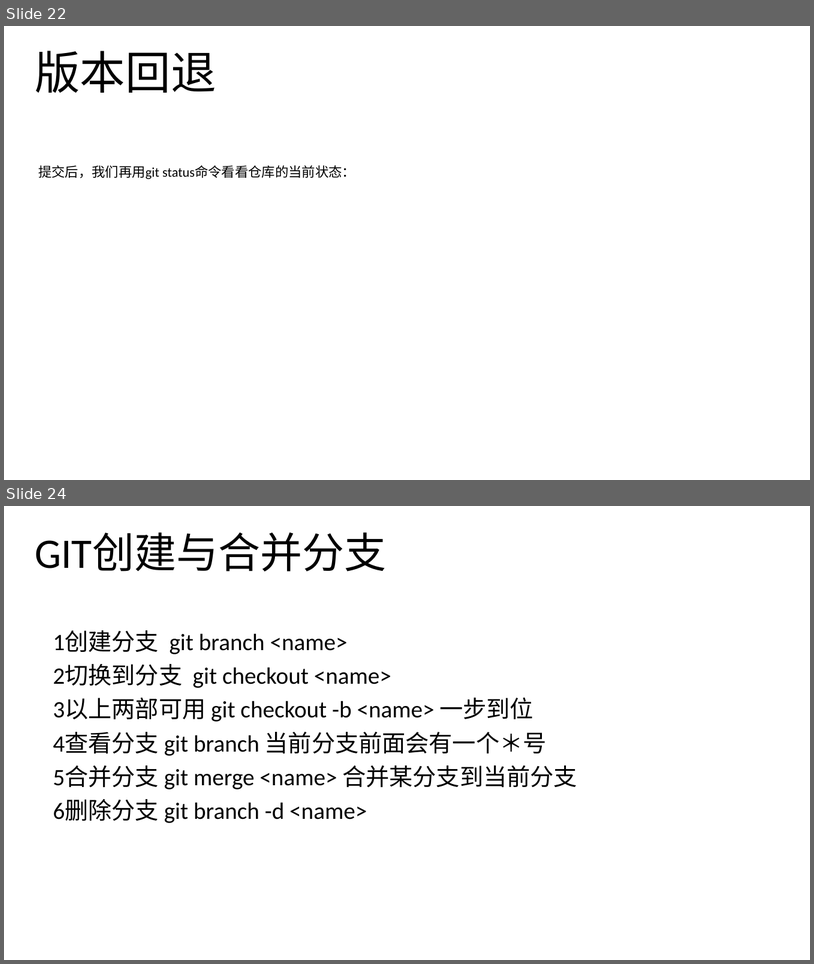
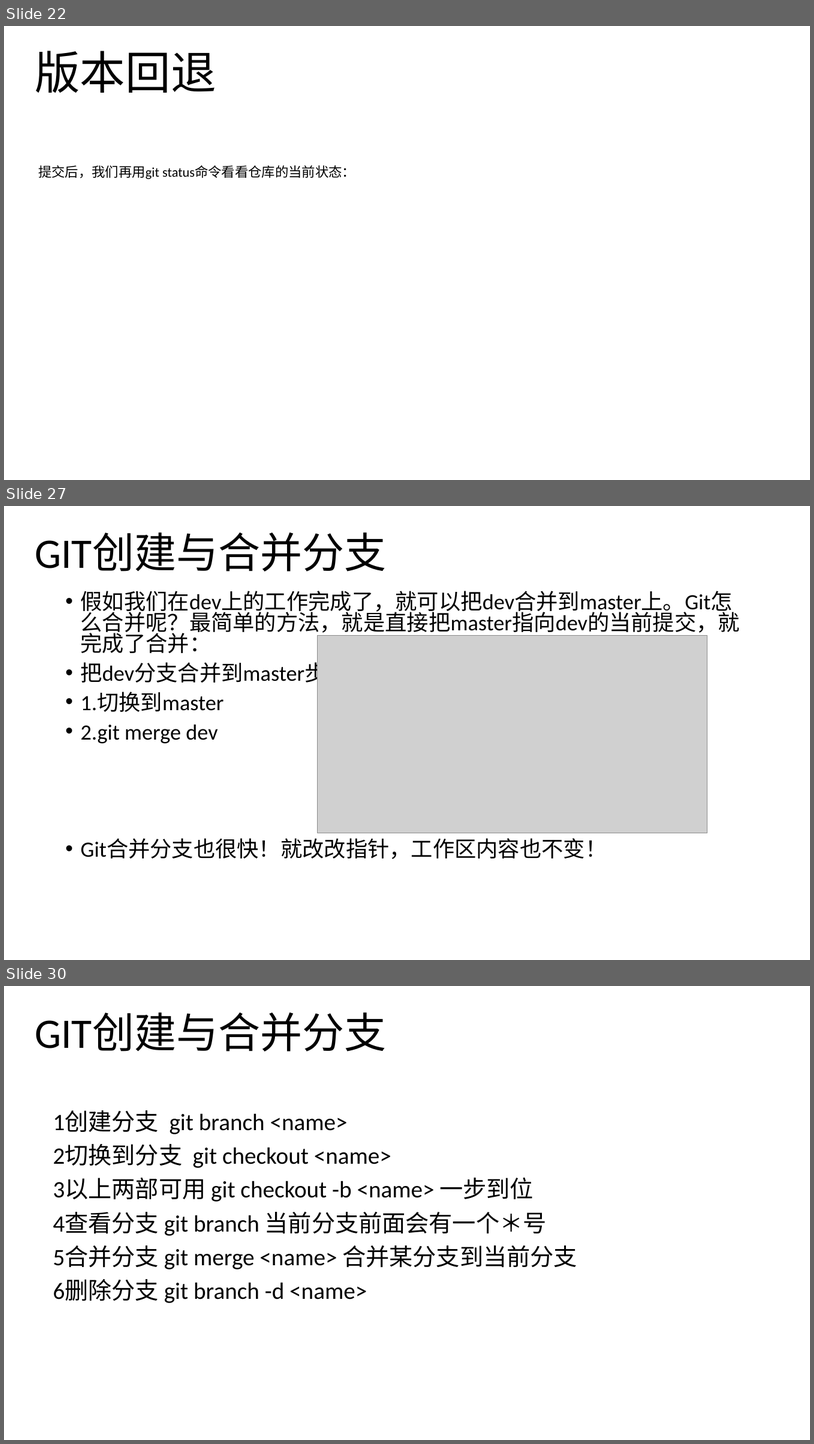
Before and after one commit to noprom/shandong, a slide deck: doc/ppt/helin.pptx. Shown one above the other, each under a label of ours: slides 22 and 24 before the commit, slides 22, 27 and 30 after it; the slides between them are not shown. The pictures are 814x964 and 814x1444 pixels, drawn with LibreOffice and Linux fonts; fonts in the diff are those of the drawing; grey boxes stand for pictures. Boxes give left, top, right and bottom in pixels: in the first picture for what was removed or moved away, otherwise in the second. Text is boxed around its words. In the diff, an @@ line names an element or a change of style, - is before the commit and + after.

Commit message:
增加新内容

```diff
--- a/doc/ppt/helin.pptx
+++ b/doc/ppt/helin.pptx
@@ slide 27 added at box(4, 506, 810, 960), background #FFFFFF @@
@@ text added at box(35, 532, 386, 571), 50 pt, text #000000 @@
+GIT创建与合并分支
@@ text added at box(81, 591, 740, 859), 25.9 pt, text #000000 @@
+• 假如我们在dev上的工作完成了，就可以把dev合并到master上。Git怎么合并呢？最简单的方法，就是直接把master指向dev的当前提交，就完成了合并：
+• 把dev分支合并到master步骤：
+• 1.切换到master
+• 2.git merge dev
+• Git合并分支也很快！就改改指针，工作区内容也不变！
@@ picture added at box(317, 636, 707, 832) @@
@@ what was slide 24 is now slide 30 @@
```
Also in this commit, not shown: 2 slides changed, 5 other slides added.
